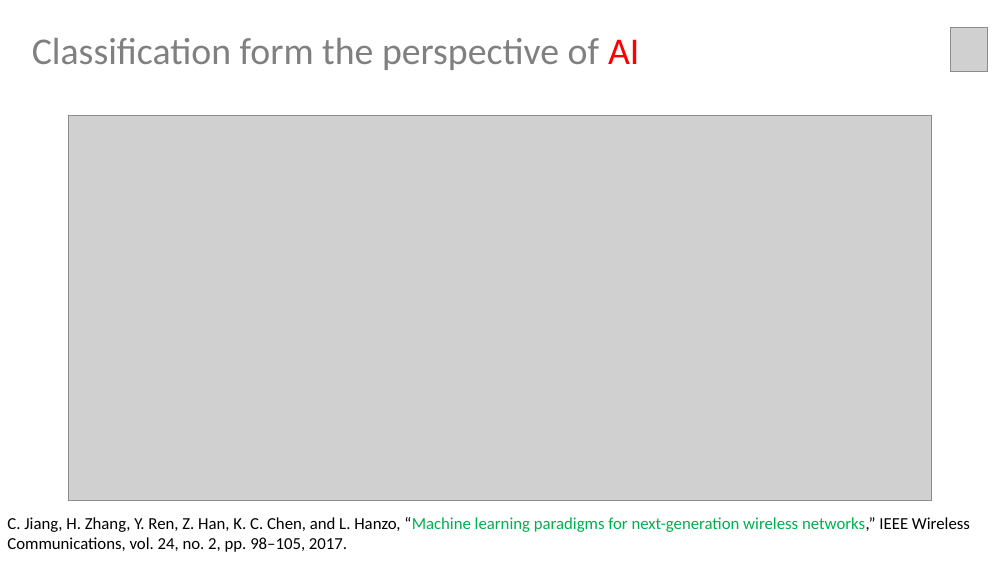
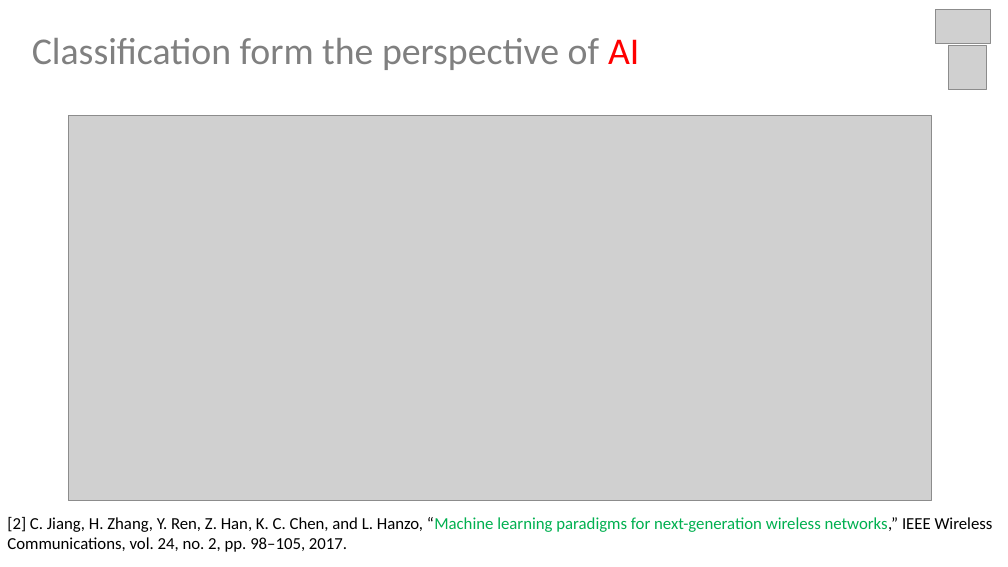
Before and after one commit to sunmapleleaf/AINM, a slide deck: slide 3 of reference/PPT/Initial Survey.pptx. Drawn at 1008x567 pixels with LibreOffice and Linux fonts; fonts in the diff are those of the drawing; grey boxes stand for pictures. Boxes give left, top, right and bottom in pixels: in the first picture for what was removed or moved away, otherwise in the second. Text is boxed around its words. In the diff, an @@ line names an element or a change of style, - is before the commit and + after.

```diff
--- a/reference/PPT/Initial Survey.pptx
+++ b/reference/PPT/Initial Survey.pptx
@@ picture added at [936,10,991,43] @@
@@ picture: place and size @@
-picture at [951,27,988,72]
+picture at [948,45,986,90]
@@ text at [7,517,993,552]: text changed @@
-C. Jiang, H. Zhang, Y. Ren, Z. Han, K. C. Chen, and L. Hanzo, “Machine learning paradigms for next-generation wireless networks,” IEEE Wireless Communications, vol. 24, no. 2, pp. 98–105, 2017.
+[2] C. Jiang, H. Zhang, Y. Ren, Z. Han, K. C. Chen, and L. Hanzo, “Machine learning paradigms for next-generation wireless networks,” IEEE Wireless Communications, vol. 24, no. 2, pp. 98–105, 2017.
```
Also in this commit, not shown: 8 other slides changed, 5 slides added, 3 slides removed, 3 other files.
